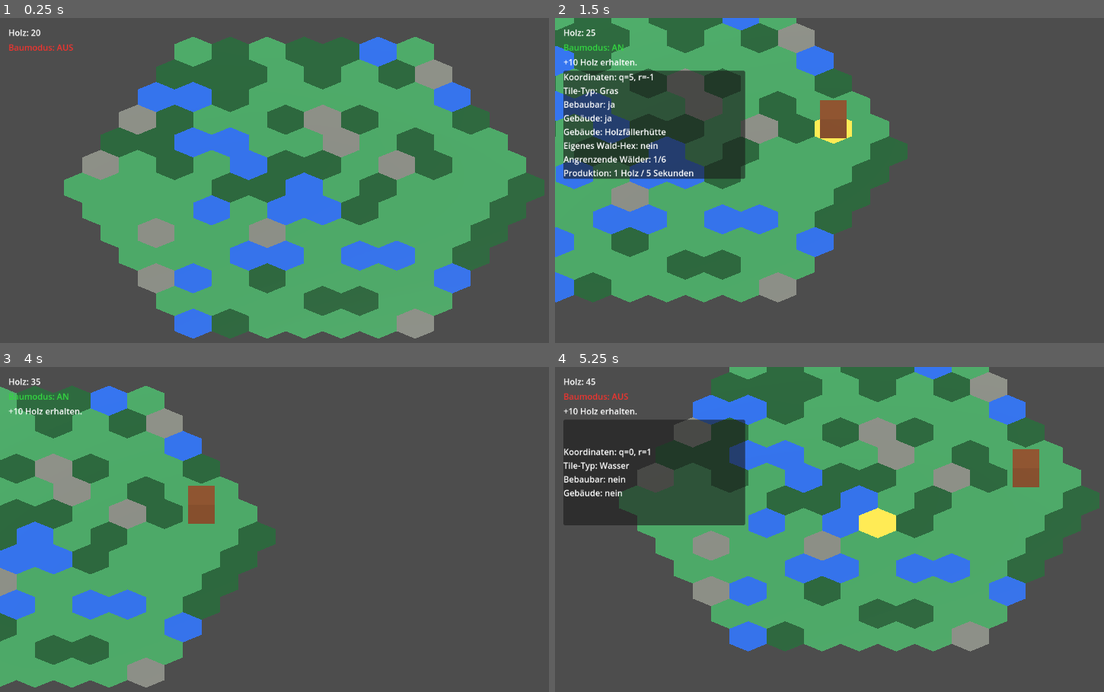
Above: before the commit, frames 1-4 (two rows, left to right).
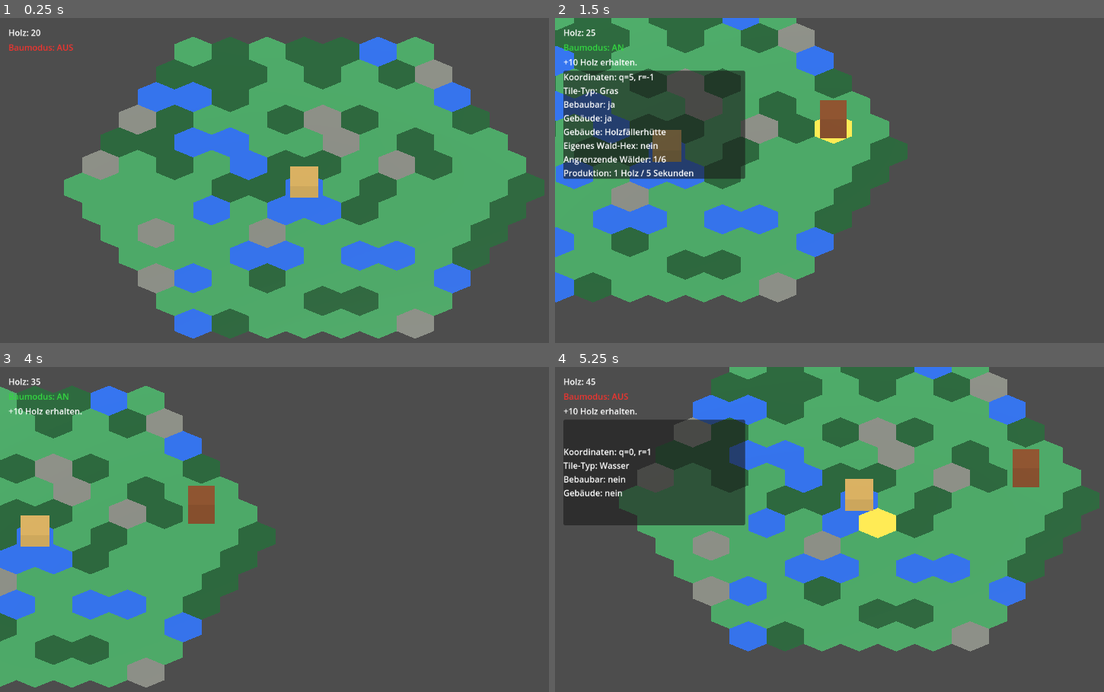
Above: after the commit, the same moments.

Repository: Ranu4922/CodexGame
Game: Godot game, scene res://scenes/Main.tscn
Two runs of this game, one before a commit and one after it. Both use one fixed random seed, a clock stepped at 60 frames per second and the inputs below.
Inputs (mouse positions are in pixels of both pictures, inside the frame that each line leads up to):
- Up to frame 1 (0.25 s): no input
- Up to frame 2 (1.5 s): tap Enter at 0.5 s; move the mouse to (994, 170) at 0.52 s; hold D 0.53-1.28 s; tap B at 0.6 s; click (994, 170) at 0.67 s; move the mouse to (736, 206) at 1.27 s; hold S from 1.28 s (still down); tap R at 1.35 s
- Up to frame 3 (4 s): move the mouse to (362, 461) at 2.02 s; release S at 2.03 s; hold D 2.03-2.78 s; tap B at 2.1, 3.6 s; move the mouse to (274, 607) at 2.77 s; hold W 2.78-3.53 s; tap R at 2.85 s; click (274, 607) at 2.92 s; move the mouse to (488, 588) at 3.52 s; hold A from 3.53 s (still down)
- Up to frame 4 (5.25 s): move the mouse to (675, 487) at 4.27 s; tap R at 4.35 s; move the mouse to (889, 539) at 5.02 s; release A at 5.03 s; hold S from 5.03 s (still down); tap B at 5.1 s; click (889, 539) at 5.17 s

The runs differ from the first frame. In frame 1, 0.5% of the frame differs, in the area x 52-58%, y 45-56%; in frame 2, 0.5%; in frame 3, 0.5%, in the area x 3-10%, y 45-56%; in frame 4, 0.5%.

Commit message:
Add automatic village center

Diff:
--- a/scripts/hex_grid.gd
+++ b/scripts/hex_grid.gd
@@ -33,6 +33,7 @@
 var tiles_by_coords: Dictionary = {}
 var lumberjack_hut_tiles: Array[MeshInstance3D] = []
 var production_timer: float = 0.0
+var village_center_tile: MeshInstance3D
 
 
 func _ready() -> void:
@@ -46,6 +47,7 @@
 	selected_material = _make_material(Color(0.95, 0.78, 0.25))
 	building_material = _make_material(Color(0.46, 0.25, 0.10))
 	_generate_grid()
+	_place_starting_village_center()
 
 
 func _process(delta: float) -> void:
@@ -233,6 +235,32 @@
 	message_changed.emit("Holzfällerhütte gebaut: -%d Holz." % lumberjack_hut_wood_cost)
 
 
+func _place_starting_village_center() -> void:
+	var center_tile_variant: Variant = tiles_by_coords.get(_coords_key(0, 0))
+	if not center_tile_variant is MeshInstance3D:
+		return
+
+	var center_tile: MeshInstance3D = center_tile_variant as MeshInstance3D
+	if bool(center_tile.get_meta("has_building")):
+		return
+
+	var marker: MeshInstance3D = MeshInstance3D.new()
+	marker.name = "Dorfzentrum"
+
+	var mesh: BoxMesh = BoxMesh.new()
+	mesh.size = Vector3(hex_size * 1.35, hex_size * 0.75, hex_size * 1.35)
+	marker.mesh = mesh
+	marker.material_override = _make_material(Color(0.72, 0.58, 0.30))
+	marker.position = Vector3(0.0, tile_height + hex_size * 0.375, 0.0)
+
+	center_tile.add_child(marker)
+	center_tile.set_meta("has_building", true)
+	center_tile.set_meta("building_name", "Dorfzentrum")
+	center_tile.set_meta("building_type", "village_center")
+	center_tile.set_meta("nearest_village_center_coords", Vector2i(0, 0))
+	village_center_tile = center_tile
+
+
 func _place_lumberjack_hut(tile: MeshInstance3D) -> void:
 	var marker: MeshInstance3D = MeshInstance3D.new()
 	marker.name = "Holzfaellerhuette"
@@ -255,6 +283,8 @@
 
 	tile.set_meta("has_building", true)
 	tile.set_meta("building_name", "Holzfällerhütte")
+	tile.set_meta("building_type", "lumberjack_hut")
+	tile.set_meta("nearest_village_center_coords", _get_nearest_village_center_coords())
 	tile.set_meta("own_forest", own_forest)
 	tile.set_meta("adjacent_forests", adjacent_forests)
 	tile.set_meta("lumberjack_production", production)
@@ -328,6 +358,15 @@
 	return "%d:%d" % [q, r]
 
 
+func _get_nearest_village_center_coords() -> Vector2i:
+	if village_center_tile == null:
+		return Vector2i.ZERO
+	return Vector2i(
+		int(village_center_tile.get_meta("q")),
+		int(village_center_tile.get_meta("r"))
+	)
+
+
 func _make_material(color: Color) -> StandardMaterial3D:
 	var material: StandardMaterial3D = StandardMaterial3D.new()
 	material.albedo_color = color
